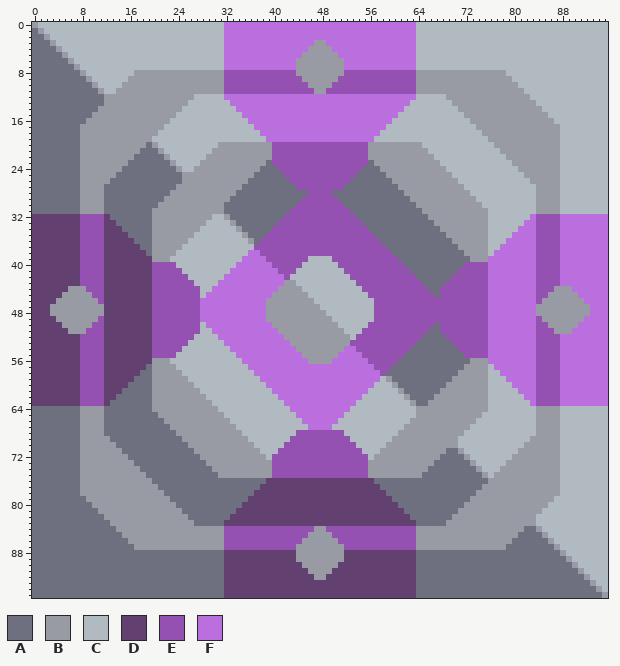
Two states of a sprite sheet, sprites/blocks/thaumium-generator.png. The picture above is the old version.
The file is 96x96 pixels.
Palette (. is transparent): A #6e7080  B #989aa4  C #b0bac0  D #624171  E #9451b2  F #bb6ede
After:
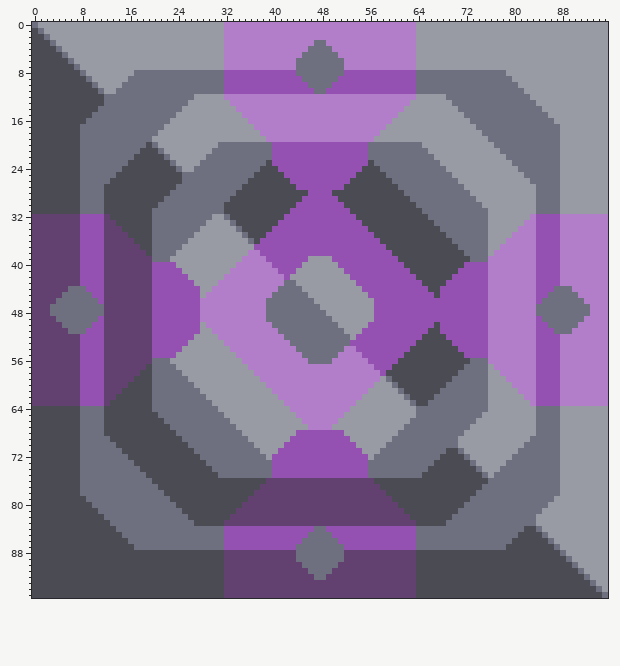
The edit:
colour A: #6e7080 -> #4a4b53
colour B: #989aa4 -> #6e7080
colour C: #b0bac0 -> #989aa4
colour F: #bb6ede -> #b27eca
